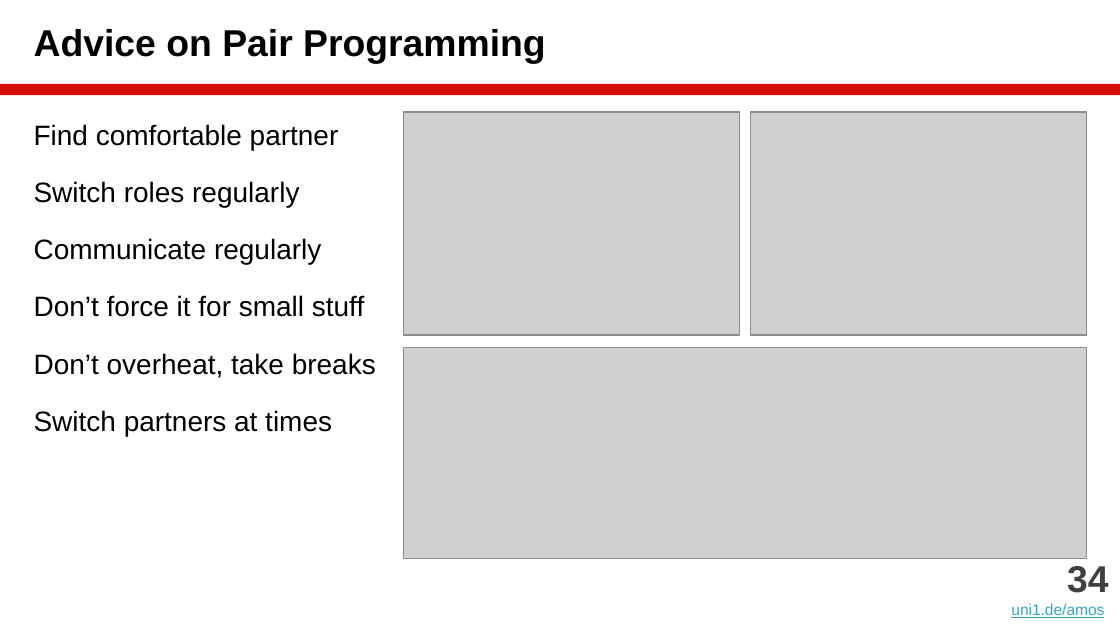
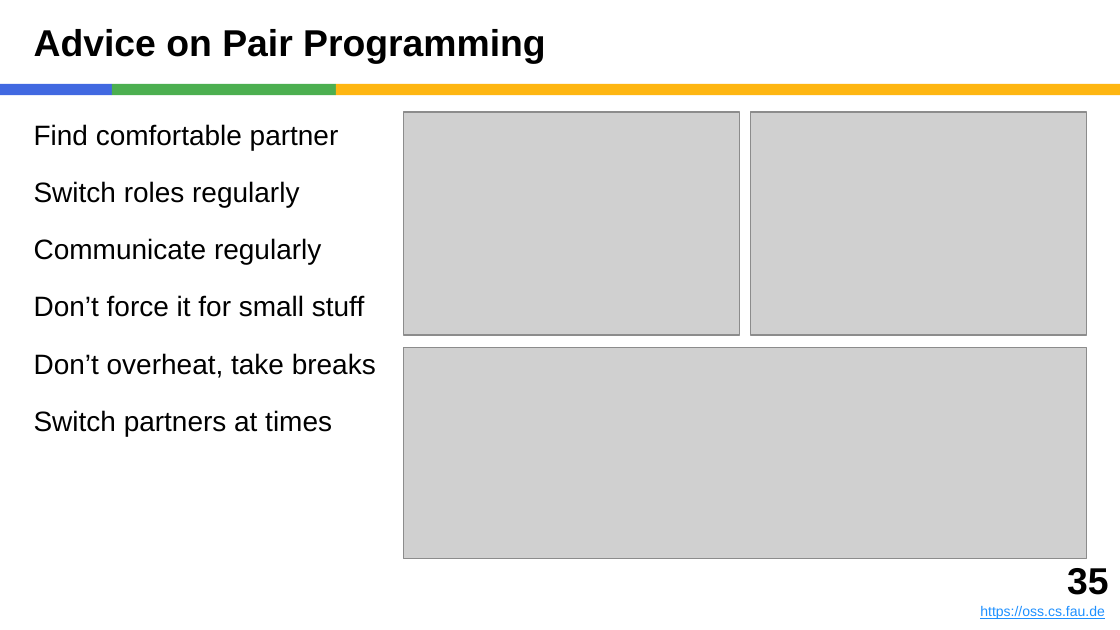
Before and after one commit to dirkriehle/amos-course, a slide deck: slide 35 of Lecture slides/AMOS B05 - Agile Programming.pptx (slide 34 before the commit). Drawn at 1120x630 pixels with LibreOffice and Linux fonts; fonts in the diff are those of the drawing; grey boxes stand for pictures. Boxes give left, top, right and bottom in pixels: in the first picture for what was removed or moved away, otherwise in the second. Text is boxed around its words. In the diff, an @@ line names an element or a change of style, - is before the commit and + after.

```diff
--- a/Lecture slides/AMOS B05 - Agile Programming.pptx
+++ b/Lecture slides/AMOS B05 - Agile Programming.pptx
@@ rectangle added at (x1=0, y1=84, x2=112, y2=95), fill #4169E1 @@
@@ rectangle added at (x1=112, y1=84, x2=336, y2=95), fill #4CAF50 @@
@@ rectangle resized from (x1=0, y1=84, x2=1120, y2=95) to (x1=336, y1=84, x2=1120, y2=95) @@
@@ rectangle at (x1=336, y1=84, x2=1120, y2=95): fill #D50D01 to #FEB612 @@
@@ text added at (x1=980, y1=568, x2=1108, y2=619), 9 pt, text #1E90FF, underline @@
+35
+https://oss.cs.fau.de
@@ text removed at (x1=1011, y1=566, x2=1108, y2=618) @@
-34
-uni1.de/amos
```
Also in this commit, not shown: 47 other slides changed, 1 slide added, 13 other files.
